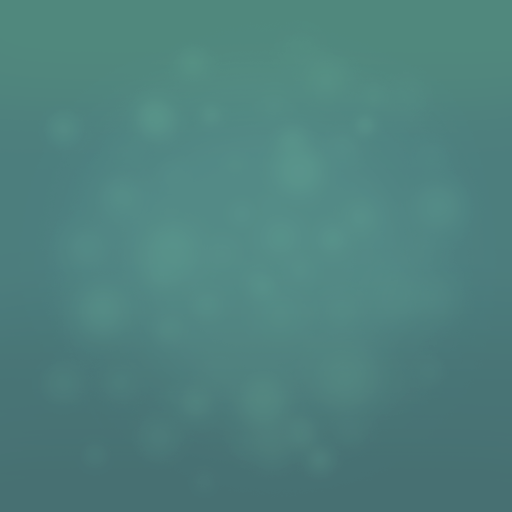
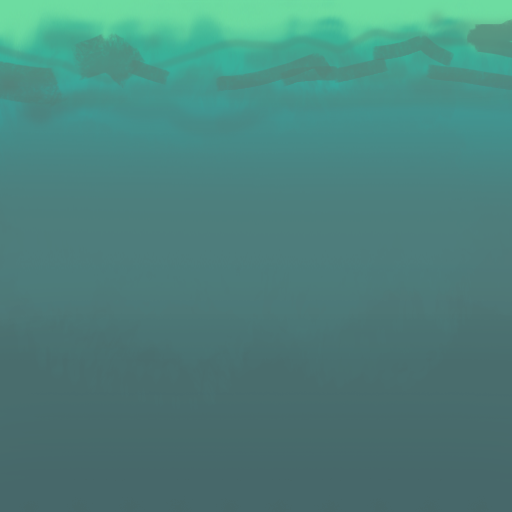
Revision of a layered (512, 512) image; what changed, layer by layer:
"Layer 2": opacity 55% → 71%, painted on it over <box>0,0,512,512</box>
painted on "Background" over <box>0,0,512,512</box>
